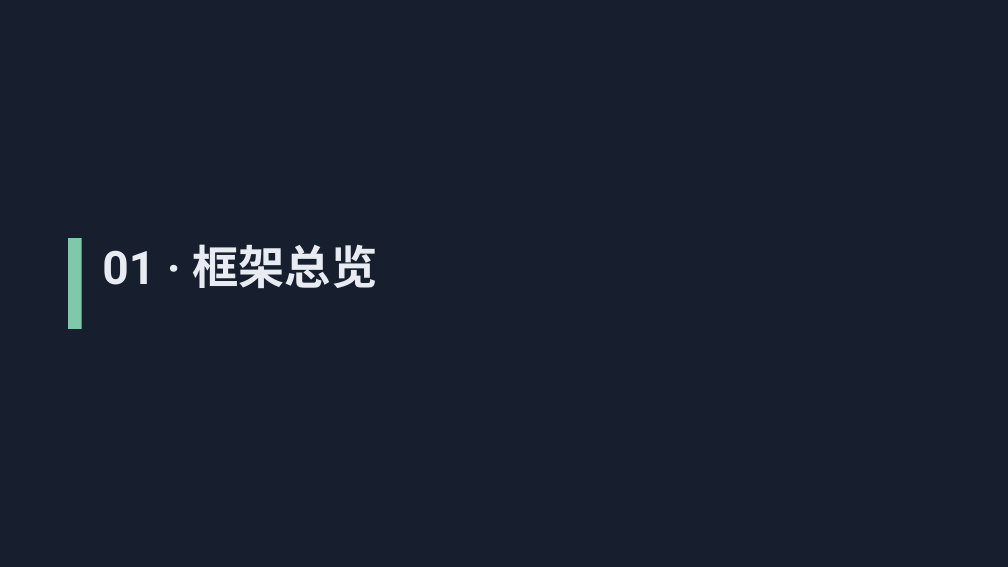
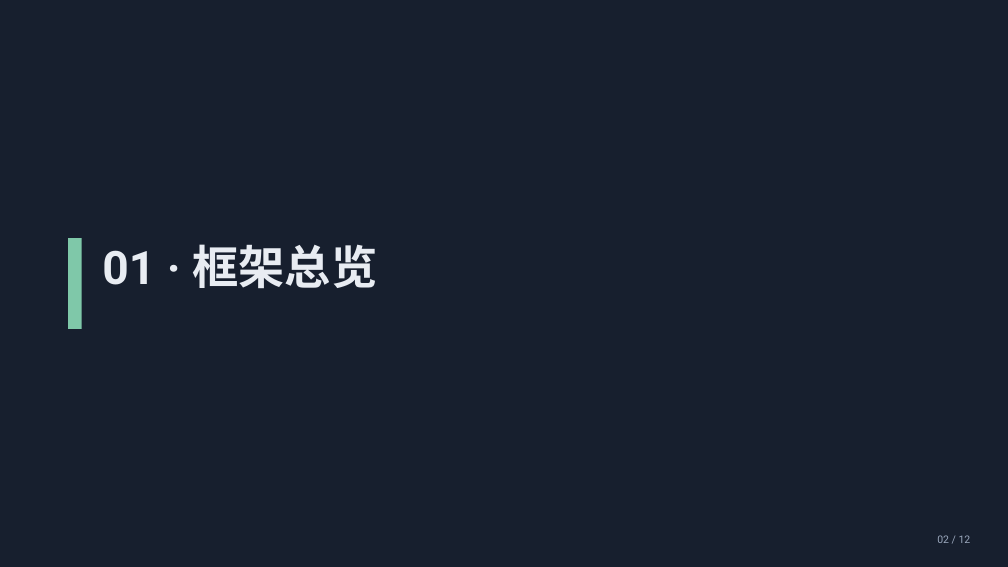
Before and after one commit to dcc-mcp/dcc-mcp-powerpoint, a slide deck: slide 2 of examples/output/draft-dcc-mcp-framework-intro.pptx. Drawn at 1008x567 pixels with LibreOffice and Linux fonts; fonts in the diff are those of the drawing. Boxes give left, top, right and bottom in pixels: in the first picture for what was removed or moved away, otherwise in the second. Text is boxed around its words. In the diff, an @@ line names an element or a change of style, - is before the commit and + after.

```diff
--- a/examples/output/draft-dcc-mcp-framework-intro.pptx
+++ b/examples/output/draft-dcc-mcp-framework-intro.pptx
@@ text added at <box>937,535,971,543</box>, 10 pt, text #9AA7BC @@
+02 / 12
```
Also in this commit, not shown: 11 other slides changed, 14 other files.
